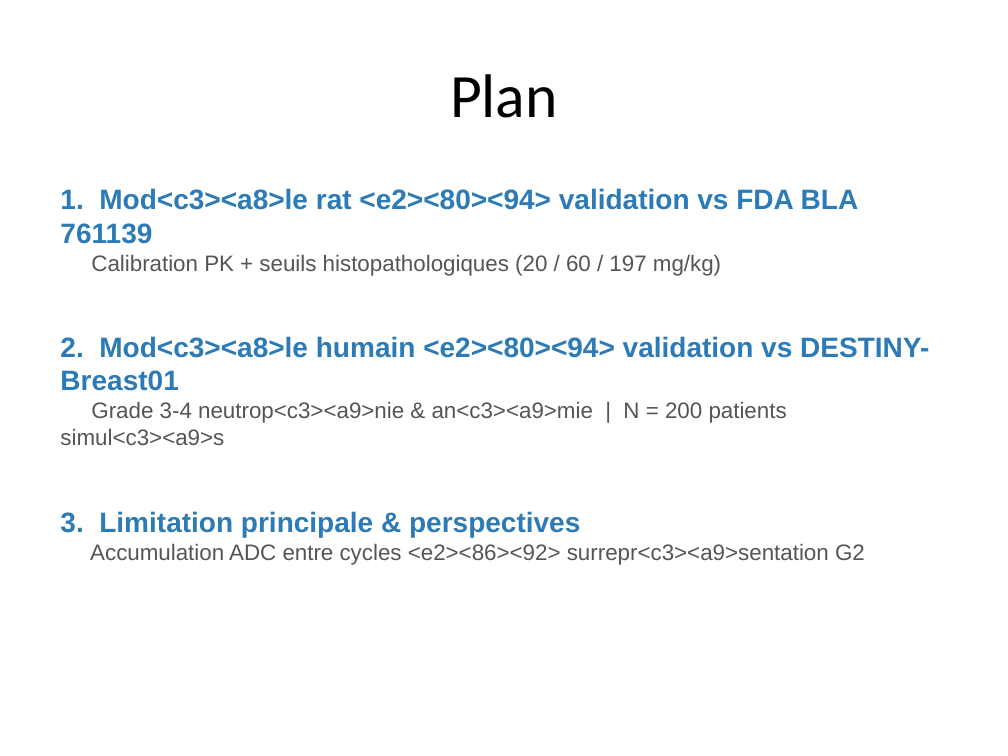
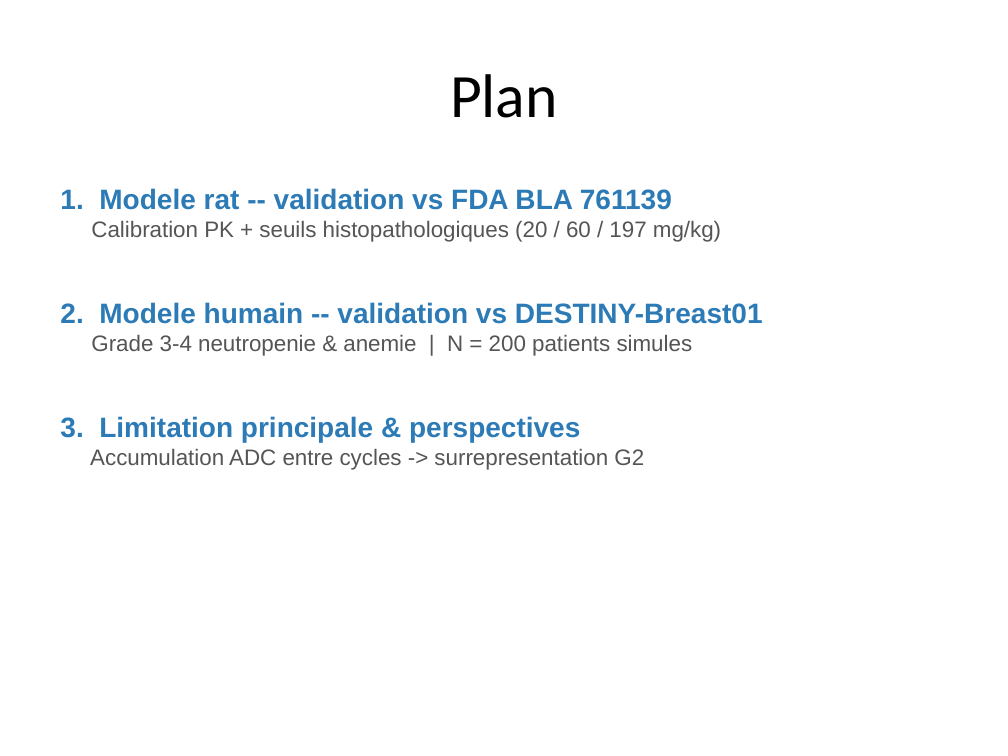
Before and after one commit to omarhss4k/Hema, a slide deck: slide 2 of scripts_tdxd/TDXD_presentation.pptx. Drawn at 1008x756 pixels with LibreOffice and Linux fonts; fonts in the diff are those of the drawing. Boxes give left, top, right and bottom in pixels: in the first picture for what was removed or moved away, otherwise in the second. Text is boxed around its words. In the diff, an @@ line names an element or a change of style, - is before the commit and + after.

```diff
--- a/scripts_tdxd/TDXD_presentation.pptx
+++ b/scripts_tdxd/TDXD_presentation.pptx
@@ text at [60,188,672,210]: text changed @@
-1. Mod<c3><a8>le rat <e2><80><94> validation vs FDA BLA 761139
+1. Modele rat -- validation vs FDA BLA 761139
@@ text at [60,302,763,356]: text changed @@
-2. Mod<c3><a8>le humain <e2><80><94> validation vs DESTINY-Breast01
-Grade 3-4 neutrop<c3><a9>nie & an<c3><a9>mie | N = 200 patients simul<c3><a9>s
+2. Modele humain -- validation vs DESTINY-Breast01
+Grade 3-4 neutropenie & anemie | N = 200 patients simules
@@ text at [90,449,644,470]: text changed @@
-Accumulation ADC entre cycles <e2><86><92> surrepr<c3><a9>sentation G2
+Accumulation ADC entre cycles -> surrepresentation G2
```
Also in this commit, not shown: 11 other slides changed, 1 other file.
